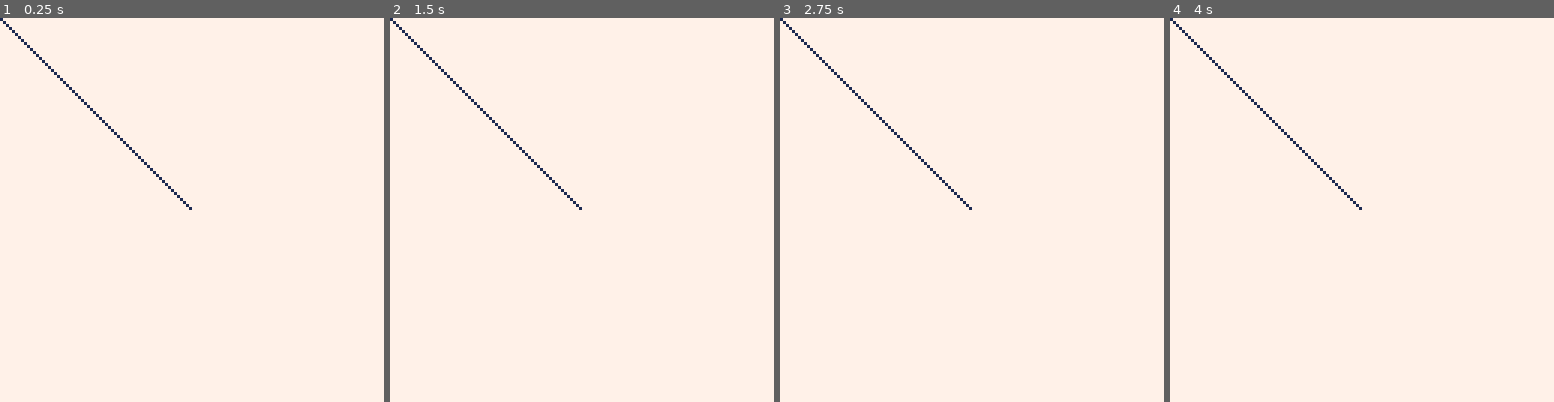
Above: before the commit, frames 1-4 (left to right).
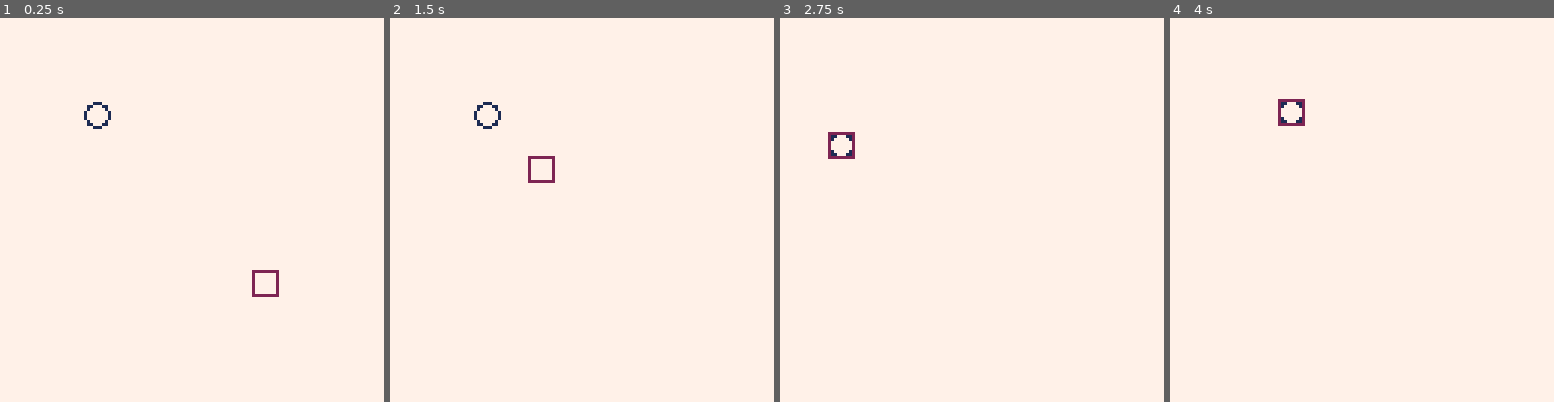
Above: after the commit, the same moments.

Repository: metageek/time-twister
Game: PICO-8 cartridge pico-8/tt.p8
Two runs of this game, one before a commit and one after it. Both use one fixed random seed, a clock stepped at 60 frames per second and the inputs below.
Inputs:
- Up to frame 1 (0.25 s): no input
- Up to frame 2 (1.5 s): no input
- Up to frame 3 (2.75 s): hold Left 1.97-2.37 s; hold Down from 2.42 s (still down)
- Up to frame 4 (4 s): release Down at 2.82 s; hold Right 2.87-3.53 s; hold Up from 3.58 s (still down)

The runs differ from the first frame. In frame 1, 0.7% of the frame differs, in the area x 0-73%, y 0-73%; in frame 2, 0.7%; in frame 3, 0.7%; in frame 4, 0.7%.

Commit message:
Player can move, robot chases it

Diff:
--- a/pico-8/tt.lua
+++ b/pico-8/tt.lua
@@ -1,9 +1,72 @@
+function mkPlayer()
+   local p = {}
+   p.x = 32
+   p.y = 32
+
+   p.dx = function ()
+      if btn(1)
+      then
+         return 1
+      elseif btn(0)
+      then
+         return -1
+      else
+         return 0
+      end
+   end
+   p.dy = function ()
+      if btn(3)
+      then
+         return 1
+      elseif btn(2)
+      then
+         return -1
+      else
+         return 0
+      end
+   end
+   p.update = function()
+      p.x += p.dx()
+      p.y += p.dy()
+   end
+
+   p.draw = function()
+      circ(p.x, p.y, 4, 1)
+   end
+
+   return p
+end
+
 function mkRobot()
    local r = {}
+   r.x = 96
+   r.y = 96
+
+   r.dx = function()
+      if player.x < r.x
+      then return -1
+      elseif player.x > r.x
+      then return 1
+      else return 0
+      end
+   end
+
+   r.dy = function()
+      if player.y < r.y
+      then return -1
+      elseif player.y > r.y
+      then return 1
+      else return 0
+      end
+   end
+
    r.update = function()
+      r.x += r.dx()
+      r.y += r.dy()
    end
+
    r.draw = function()
-      line(0, 0, 63, 63, 1)
+      rect(r.x - 4, r.y - 4, r.x + 4, r.y + 4, 2)
    end
 
    return r
--- a/pico-8/tt.p8
+++ b/pico-8/tt.p8
@@ -3,13 +3,16 @@
 __lua__
 #include tt.lua
 function _init()
+  player = mkPlayer()
   r1 = mkRobot()
 end
 function _update()
+  player.update()
   r1.update()
 end
 function _draw()
   cls(7)
+  player.draw()
   r1.draw()
 end
 __gfx__
